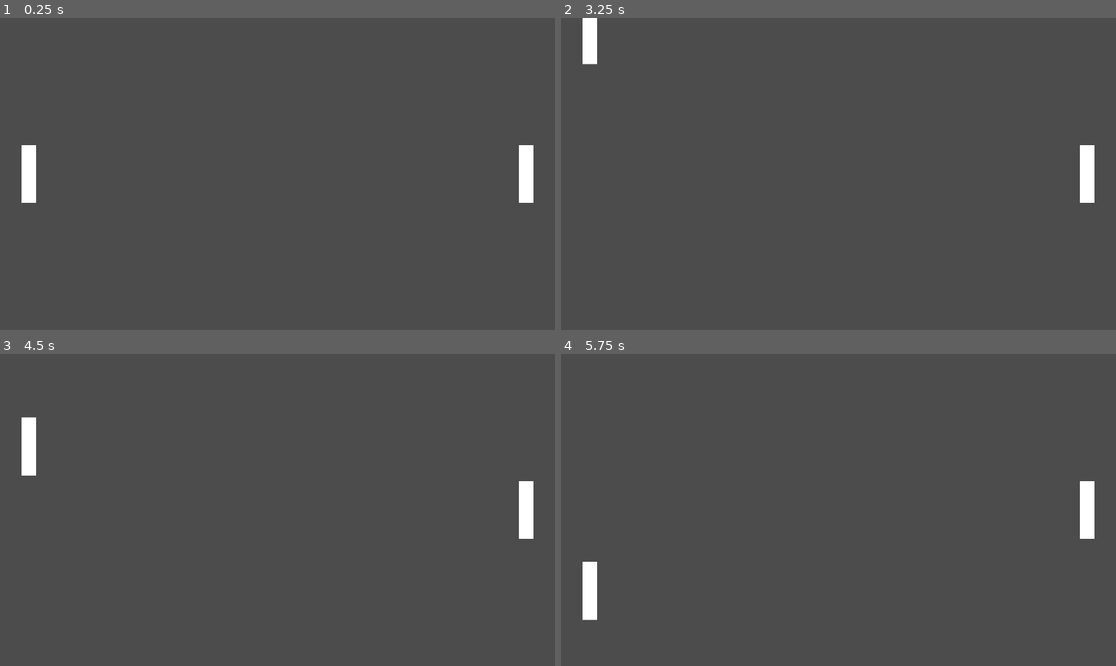
Above: before the commit, frames 1-4 (two rows, left to right).
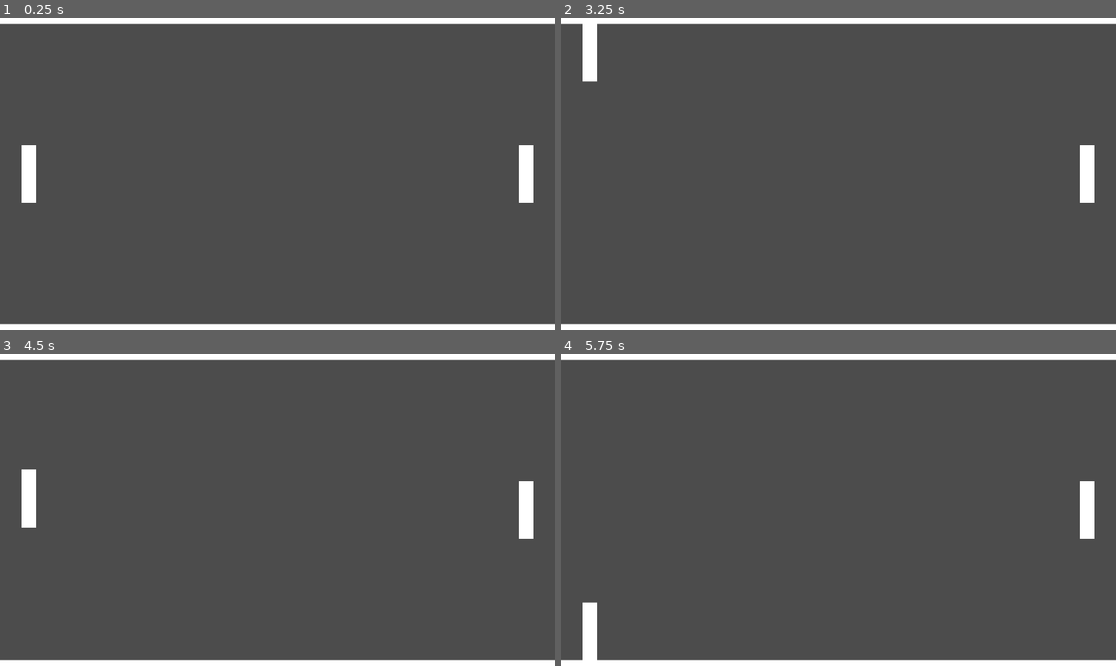
Above: after the commit, the same moments.

Repository: rondao/p01_pong
Game: Godot game, scene res://game.tscn
Two runs of this game, one before a commit and one after it. Both use one fixed random seed, a clock stepped at 60 frames per second and the inputs below.
Inputs:
- Up to frame 1 (0.25 s): no input
- Up to frame 2 (3.25 s): tap Enter at 0.5 s; hold Up (ui_up) 0.53-1.28 s; hold Down (ui_down) 1.28-2.03 s; hold Up (ui_up) from 2.03 s (still down)
- Up to frame 3 (4.5 s): release Up (ui_up) at 3.53 s; hold Down (ui_down) from 3.53 s (still down)
- Up to frame 4 (5.75 s): keep holding Down (ui_down)

The runs differ from the first frame. In frame 1, 4.0% of the frame differs, in the area x 0-100%, y 0-100%; in frame 2, 4.1%; in frame 3, 4.9%; in frame 4, 4.7%.

Commit message:
Add walls and collision
Signed-off-by: Rafael Rondao <rafael.rondao@gmail.com>

Diff:
--- a/game.tscn
+++ b/game.tscn
@@ -1,6 +1,7 @@
-[gd_scene load_steps=2 format=2]
+[gd_scene load_steps=3 format=2]
 
 [ext_resource path="res://paddle.tscn" type="PackedScene" id=1]
+[ext_resource path="res://walls.tscn" type="PackedScene" id=2]
 
 [node name="Game" type="Node2D"]
 
@@ -10,3 +11,5 @@
 
 [node name="RightPaddle" parent="." instance=ExtResource( 1 )]
 position = Vector2( 1820, 540 )
+
+[node name="Walls" parent="." instance=ExtResource( 2 )]
--- a/paddle.tscn
+++ b/paddle.tscn
@@ -1,6 +1,9 @@
-[gd_scene load_steps=2 format=2]
+[gd_scene load_steps=3 format=2]
 
 [ext_resource path="res://paddle.gd" type="Script" id=1]
+
+[sub_resource type="RectangleShape2D" id=1]
+extents = Vector2( 25, 100 )
 
 [node name="Paddle" type="KinematicBody2D"]
 script = ExtResource( 1 )
@@ -10,3 +13,6 @@
 [node name="Polygon" type="Polygon2D" parent="."]
 offset = Vector2( -25, -100 )
 polygon = PoolVector2Array( 0, 0, 50, 0, 50, 200, 0, 200 )
+
+[node name="CollisionShape2D" type="CollisionShape2D" parent="."]
+shape = SubResource( 1 )
--- /dev/null
+++ b/walls.tscn
@@ -0,0 +1,25 @@
+[gd_scene load_steps=2 format=2]
+
+[sub_resource type="RectangleShape2D" id=1]
+extents = Vector2( 960, 10 )
+
+[node name="Walls" type="Node2D"]
+
+[node name="Upper" type="StaticBody2D" parent="."]
+
+[node name="Polygon2D" type="Polygon2D" parent="Upper"]
+polygon = PoolVector2Array( 0, 0, 1920, 0, 1920, 20, 0, 20 )
+
+[node name="CollisionShape2D" type="CollisionShape2D" parent="Upper"]
+position = Vector2( 960, 10 )
+shape = SubResource( 1 )
+
+[node name="Lower" type="StaticBody2D" parent="."]
+position = Vector2( 0, 1060 )
+
+[node name="Polygon2D" type="Polygon2D" parent="Lower"]
+polygon = PoolVector2Array( 0, 0, 1920, 0, 1920, 20, 0, 20 )
+
+[node name="CollisionShape2D" type="CollisionShape2D" parent="Lower"]
+position = Vector2( 960, 10 )
+shape = SubResource( 1 )
